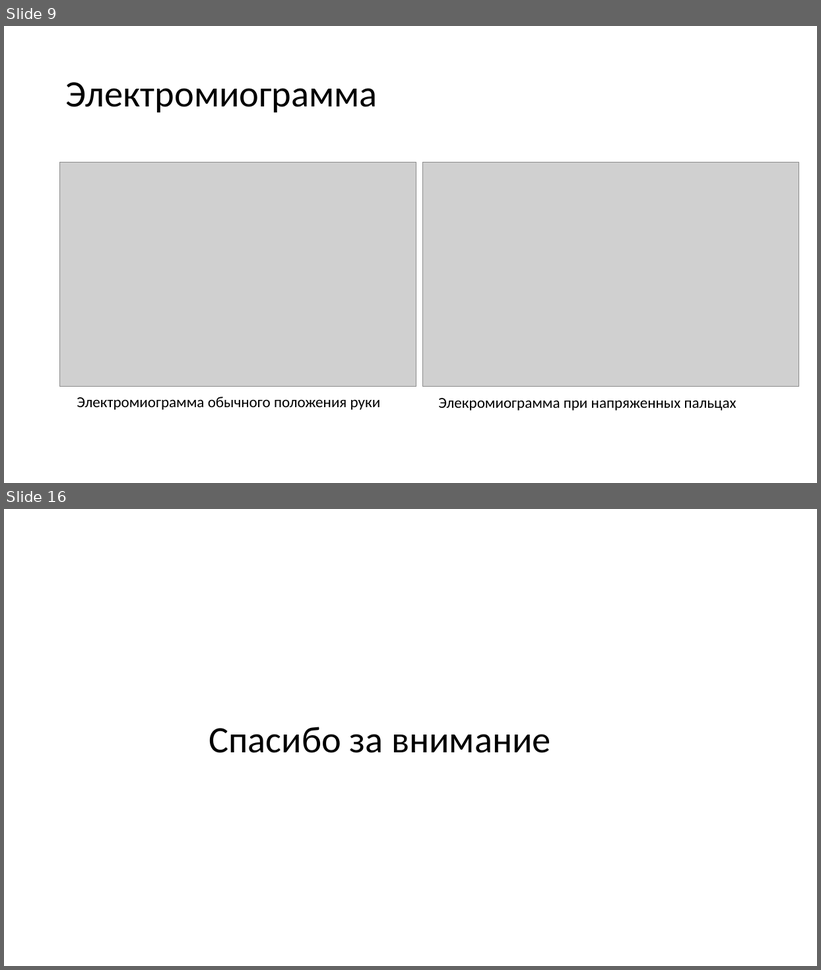
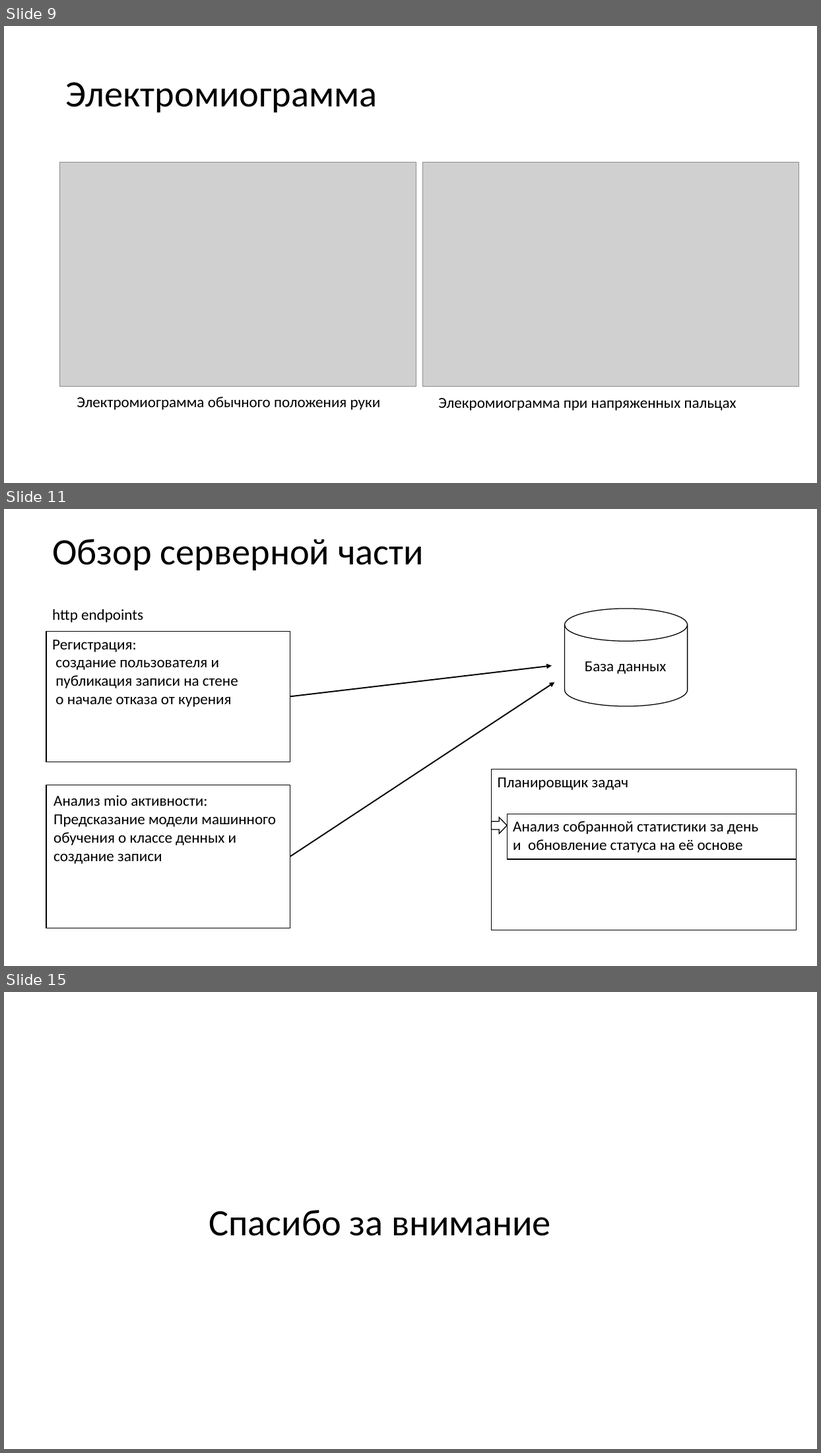
Before and after one commit to pepellsd/diplom, a slide deck: presentation.pptx. Shown one above the other, each under a label of ours: slides 9 and 16 before the commit, slides 9, 11 and 15 after it; the slides between them are not shown. The pictures are 821x970 and 821x1453 pixels, drawn with LibreOffice and Linux fonts; fonts in the diff are those of the drawing; grey boxes stand for pictures. Boxes give left, top, right and bottom in pixels: in the first picture for what was removed or moved away, otherwise in the second. Text is boxed around its words. In the diff, an @@ line names an element or a change of style, - is before the commit and + after.

```diff
--- a/presentation.pptx
+++ b/presentation.pptx
@@ slide 11 added at bbox=[4, 509, 817, 966], background #FFFFFF @@
@@ title added at bbox=[52, 539, 424, 570], 44 pt, text #000000 @@
+Обзор серверной части
@@ text added at bbox=[52, 609, 143, 623], 18 pt, text #000000 @@
+http endpoints
@@ cylinder added at bbox=[564, 609, 687, 706], fill #FFFFFF, outline #000000 1 pt @@
@@ rectangle added at bbox=[46, 632, 290, 762], fill #FFFFFF, outline #000000 1 pt @@
@@ text added at bbox=[52, 640, 238, 707], 18 pt, text #000000 @@
+Регистрация:
+создание пользователя и
+публикация записи на стене
+о начале отказа от курения
@@ arrow added from (290, 697) to (552, 666), #000000 1.5 pt @@
@@ text added at bbox=[585, 661, 666, 674], 18 pt, text #000000 @@
+База данных
@@ arrow added from (290, 857) to (555, 682), #000000 1.5 pt @@
@@ rectangle added at bbox=[46, 786, 290, 929], fill #FFFFFF, outline #000000 1 pt @@
@@ rectangle added at bbox=[491, 770, 797, 931], fill #FFFFFF, outline #000000 1 pt @@
@@ text added at bbox=[498, 778, 629, 790], 18 pt, text #000000 @@
+Планировщик задач
@@ text added at bbox=[54, 795, 276, 864], 18 pt, text #000000 @@
+Анализ mio активности:
+Предсказание модели машинного
+обучения о классе денных и
+создание записи
@@ right arrow added at bbox=[491, 818, 507, 834], fill #FFFFFF, outline #000000 1 pt @@
@@ rectangle added at bbox=[507, 814, 797, 859], fill #FFFFFF, outline #000000 1 pt @@
@@ text added at bbox=[513, 821, 758, 853], 18 pt, text #000000 @@
+Анализ собранной статистики за день
+и обновление статуса на её основе
@@ what was slide 16 is now slide 15 @@
```
Also in this commit, not shown: 7 slides changed, 2 other slides added, 4 slides removed.
